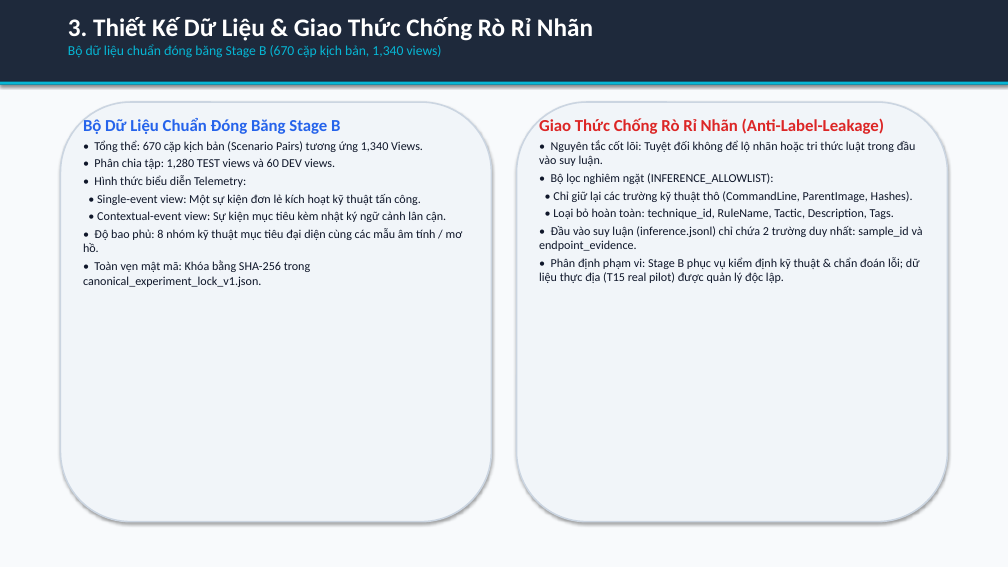
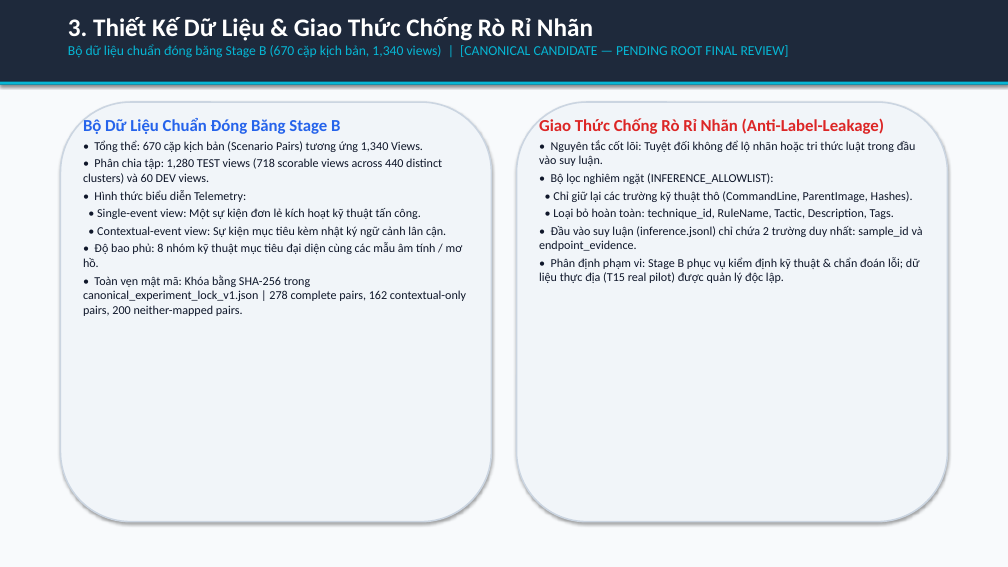
Before and after one commit to habachcp6/RAG2ATTCK, a slide deck: slide 4 of docs/presentation/slides.pptx. Drawn at 1008x567 pixels with LibreOffice and Linux fonts; fonts in the diff are those of the drawing. Boxes give left, top, right and bottom in pixels: in the first picture for what was removed or moved away, otherwise in the second. Text is boxed around its words. In the diff, an @@ line names an element or a change of style, - is before the commit and + after.

```diff
--- a/docs/presentation/slides.pptx
+++ b/docs/presentation/slides.pptx
@@ text at [68, 44, 789, 58]: text changed @@
-Bộ dữ liệu chuẩn đóng băng Stage B (670 cặp kịch bản, 1,340 views)
+Bộ dữ liệu chuẩn đóng băng Stage B (670 cặp kịch bản, 1,340 views) | [CANONICAL CANDIDATE — PENDING ROOT FINAL REVIEW]
@@ text at [83, 158, 442, 184]: text changed @@
-• Phân chia tập: 1,280 TEST views và 60 DEV views.
+• Phân chia tập: 1,280 TEST views (718 scorable views across 440 distinct clusters) và 60 DEV views.
@@ text at [83, 275, 466, 316]: text changed @@
-• Toàn vẹn mật mã: Khóa bằng SHA-256 trong canonical_experiment_lock_v1.json.
+• Toàn vẹn mật mã: Khóa bằng SHA-256 trong canonical_experiment_lock_v1.json | 278 complete pairs, 162 contextual-only pairs, 200 neither-mapped pairs.
```
Also in this commit, not shown: 11 other slides changed, 23 other files.
